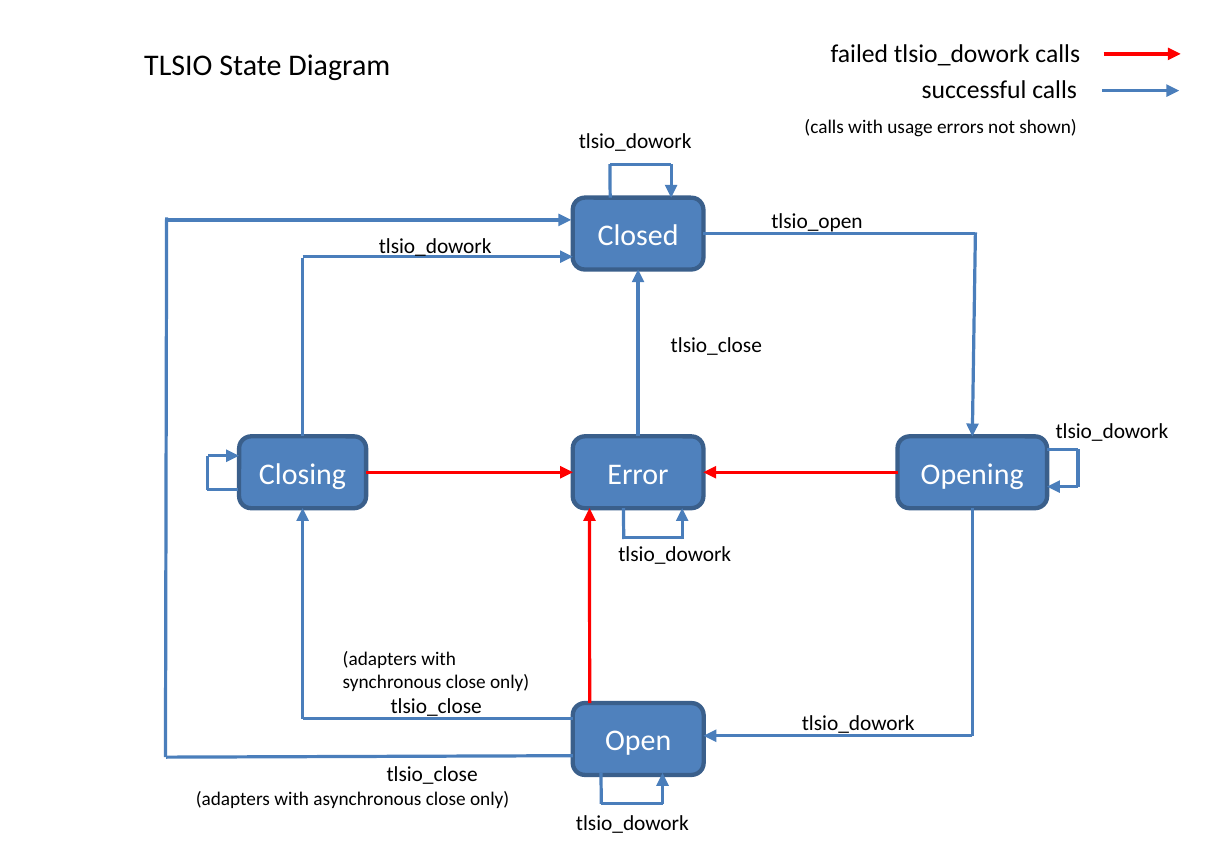
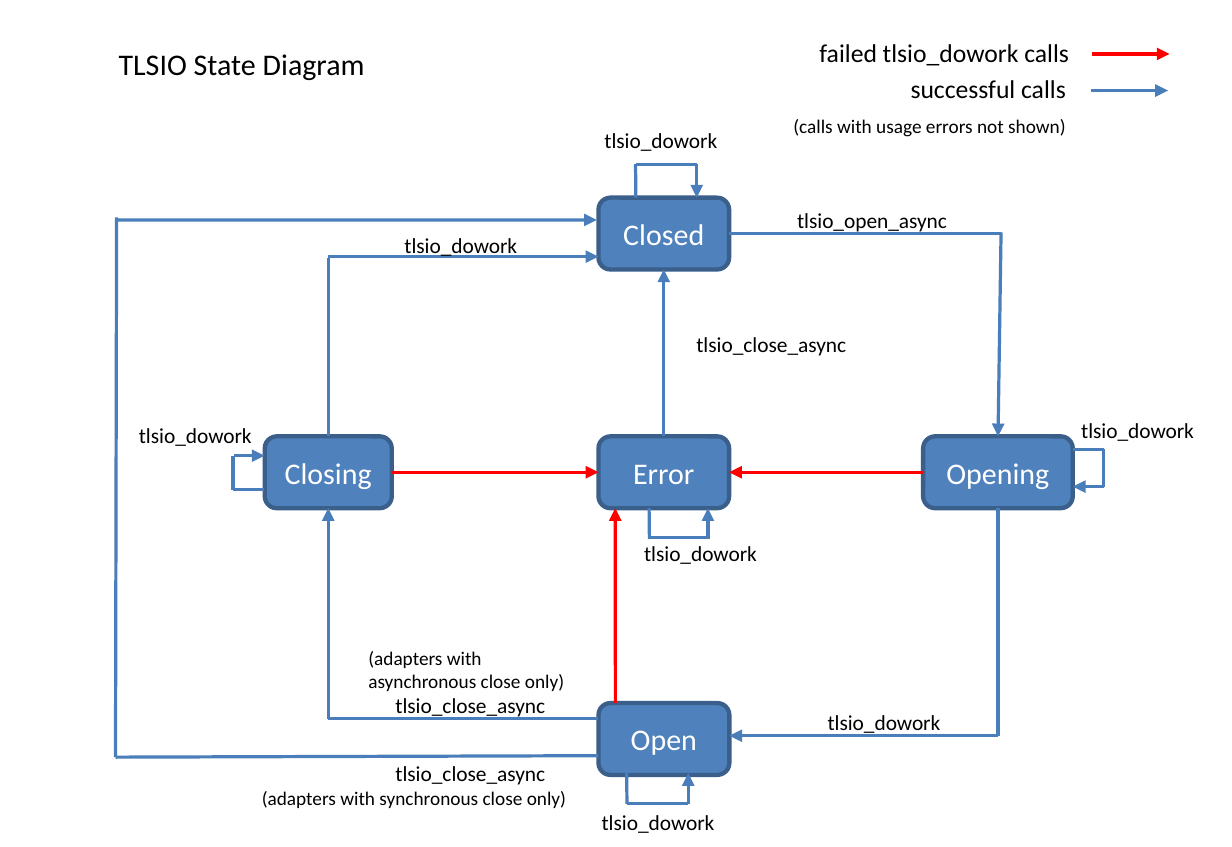
Before and after one commit to zookzook/azure-c-shared-utility, a slide deck: slide 1 of devdoc/img_src/tlsio_state_diagram.pptx. Drawn at 1232x847 pixels with LibreOffice and Linux fonts; fonts in the diff are those of the drawing. Boxes give left, top, right and bottom in pixels: in the first picture for what was removed or moved away, otherwise in the second. Text is boxed around its words. In the diff, an @@ line names an element or a change of style, - is before the commit and + after.

Commit message:
state diagram updates

```diff
--- a/devdoc/img_src/tlsio_state_diagram.pptx
+++ b/devdoc/img_src/tlsio_state_diagram.pptx
@@ text "TLSIO State Diagram": place and size @@
-text "TLSIO State Diagram" at bbox=[144, 54, 390, 80]
+text "TLSIO State Diagram" at bbox=[119, 54, 365, 80]
@@ 3 texts, 1 arrow: place and size @@
-3 texts, 1 arrow at bbox=[804, 44, 1181, 137]
+3 texts, 1 arrow at bbox=[793, 44, 1169, 137]
@@ arrow moved from (1103, 91) - (1180, 91) to (1090, 91) - (1167, 91) @@
@@ 14 lines, 13 arrows, 6 texts, 5 rounded rectangles: place and size @@
-14 lines, 13 arrows, 6 texts, 5 rounded rectangles at bbox=[208, 133, 1169, 833]
+14 lines, 13 arrows, 6 texts, 5 rounded rectangles at bbox=[233, 133, 1194, 833]
@@ line moved from (166, 217) - (165, 758) to (117, 217) - (116, 758) @@
@@ arrow moved from (166, 220) - (571, 220) to (117, 220) - (598, 220) @@
@@ text at bbox=[797, 213, 947, 234]: text changed @@
-tlsio_open
+tlsio_open_async
@@ text at bbox=[696, 337, 846, 356]: text changed @@
-tlsio_close
+tlsio_close_async
@@ text added at bbox=[139, 428, 252, 446], 10 pt, text #000000 @@
+tlsio_dowork
@@ text at bbox=[368, 651, 564, 691]: text changed @@
-(adapters with synchronous close only)
+(adapters with asynchronous close only)
@@ text at bbox=[395, 698, 545, 719]: text changed @@
-tlsio_close
+tlsio_close_async
@@ line moved from (573, 756) - (166, 758) to (599, 756) - (116, 758) @@
@@ text at bbox=[395, 766, 545, 785]: text changed @@
-tlsio_close
+tlsio_close_async
@@ text at bbox=[262, 791, 566, 808]: text changed @@
-(adapters with asynchronous close only)
+(adapters with synchronous close only)
```
Also in this commit, not shown: 1 other file.
